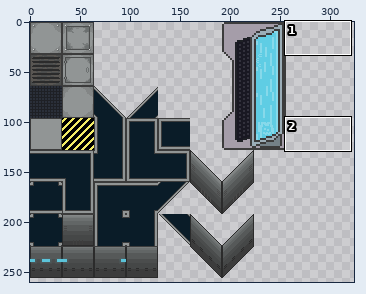
One commit to this sprite sheet: Map/Tileset_Floor1.png. The picture above shows the old version from afar; the outline marks the close-up.
Close-up. As it was:
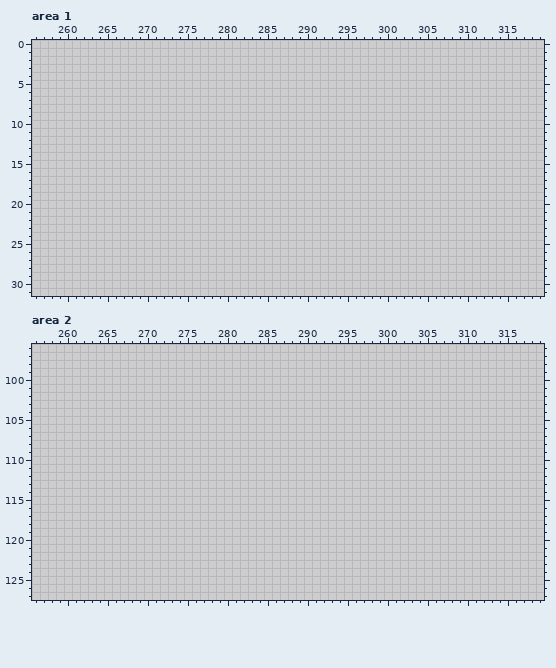
The file is 512x512 pixels. Colours within 5 levels of each other are drawn and written as one. Shown: area 1: x 256..319, y 0..31; area 2: x 256..319, y 96..127. The wide view leaves out empty margins.
Palette (. is transparent): 
After the commit:
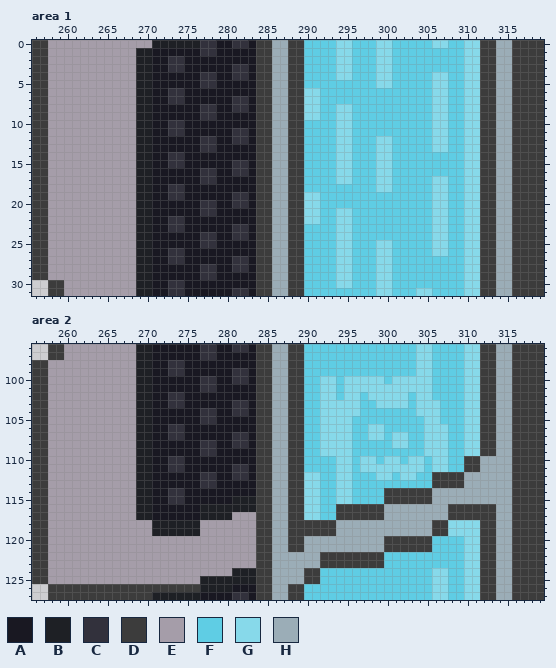
Colours new in this view: A #191822  B #1e2025  C #32313c  D #3c3c3c  E #a59da9  F #5fcde4  G #87d9ea  H #9badb7
Edits made:
Changed rows in their new state; - is an unchanged pixel.
Area 1:
first column x 256:
 0 DDEEEEEEEEEEEEEBBBBBBCCAACCADDHHDDFFFFGGFFFGGFFFFFGGFFGGDDHHDDDD
 1 DDEEEEEEEEEEEBBAAAAAACCAAAAADDHHDDFFFFGGFFFGGFFFFFFFFFGGDDHHDDDD
 2 DDEEEEEEEEEEEBBAACCAAAAAAAAADDHHDDFFFFGGFFFGGFFFFFFFFFGGDDHHDDDD
 3 DDEEEEEEEEEEEBBAACCAAAAAACCADDHHDDFFFFGGFFFGGFFFFFFFFFGGDDHHDDDD
 4 DDEEEEEEEEEEEBBAAAAAACCAACCADDHHDDFFFFGGFFFGGFFFFFGGFFGGDDHHDDDD
 5 DDEEEEEEEEEEEBBAAAAAACCAAAAADDHHDDFFFFFFFFFGGFFFFFGGFFGGDDHHDDDD
 6 DDEEEEEEEEEEEBBAACCAAAAAAAAADDHHDDGGFFFFFFFFFFFFFFGGFFGGDDHHDDDD
 7 DDEEEEEEEEEEEBBAACCAAAAAACCADDHHDDGGFFFFFFFFFFFFFFGGFFGGDDHHDDDD
 8 DDEEEEEEEEEEEBBAAAAAACCAACCADDHHDDGGFFGGFFFFFFFFFFGGFFGGDDHHDDDD
 9 DDEEEEEEEEEEEBBAAAAAACCAAAAADDHHDDGGFFGGFFFFFFFFFFGGFFGGDDHHDDDD
10 DDEEEEEEEEEEEBBAACCAAAAAAAAADDHHDDFFFFGGFFFFFFFFFFGGFFGGDDHHDDDD
11 DDEEEEEEEEEEEBBAACCAAAAAACCADDHHDDFFFFGGFFFFFFFFFFGGFFGGDDHHDDDD
12 DDEEEEEEEEEEEBBAAAAAACCAACCADDHHDDFFFFGGFFFGGFFFFFGGFFGGDDHHDDDD
13 DDEEEEEEEEEEEBBAAAAAACCAAAAADDHHDDFFFFGGFFFGGFFFFFGGFFGGDDHHDDDD
14 DDEEEEEEEEEEEBBAACCAAAAAAAAADDHHDDFFFFGGFFFGGFFFFFFFFFGGDDHHDDDD
15 DDEEEEEEEEEEEBBAACCAAAAAACCADDHHDDFFFFGGFFFGGFFFFFFFFFGGDDHHDDDD
16 DDEEEEEEEEEEEBBAAAAAACCAACCADDHHDDFFFFGGFFFGGFFFFFFFFFGGDDHHDDDD
17 DDEEEEEEEEEEEBBAAAAAACCAAAAADDHHDDFFFFGGFFFGGFFFFFGGFFGGDDHHDDDD
18 DDEEEEEEEEEEEBBAACCAAAAAAAAADDHHDDFFFFFFFFFGGFFFFFGGFFGGDDHHDDDD
19 DDEEEEEEEEEEEBBAACCAAAAAACCADDHHDDGGFFFFFFFFFFFFFFGGFFGGDDHHDDDD
20 DDEEEEEEEEEEEBBAAAAAACCAACCADDHHDDGGFFFFFFFFFFFFFFGGFFGGDDHHDDDD
21 DDEEEEEEEEEEEBBAAAAAACCAAAAADDHHDDGGFFGGFFFFFFFFFFGGFFGGDDHHDDDD
22 DDEEEEEEEEEEEBBAACCAAAAAAAAADDHHDDGGFFGGFFFFFFFFFFGGFFGGDDHHDDDD
23 DDEEEEEEEEEEEBBAACCAAAAAACCADDHHDDFFFFGGFFFFFFFFFFGGFFGGDDHHDDDD
24 DDEEEEEEEEEEEBBAAAAAACCAACCADDHHDDFFFFGGFFFFFFFFFFGGFFGGDDHHDDDD
25 DDEEEEEEEEEEEBBAAAAAACCAAAAADDHHDDFFFFGGFFFGGFFFFFGGFFGGDDHHDDDD
26 DDEEEEEEEEEEEBBAACCAAAAAAAAADDHHDDFFFFGGFFFGGFFFFFGGFFGGDDHHDDDD
27 DDEEEEEEEEEEEBBAACCAAAAAACCADDHHDDFFFFGGFFFGGFFFFFFFFFGGDDHHDDDD
28 DDEEEEEEEEEEEBBAAAAAACCAACCADDHHDDFFFFGGFFFGGFFFFFFFFFGGDDHHDDDD
29 DDEEEEEEEEEEEBBAAAAAACCAAAAADDHHDDFFFFGGFFFGGFFFFFFFFFGGDDHHDDDD
30 --DDEEEEEEEEEBBAACCAAAAAAAAADDHHDDFFFFGGFFFGGFFFFFFFFFGGDDHHDDDD
31 --DDEEEEEEEEEBBAACCAAAAAACCADDHHDDFFFFFFFFFGGFFFGGFFFFGGDDHHDDDD
Area 2:
first column x 256:
 96 --DDEEEEEEEEEBBAAAAAACCAACCADDHHDDFFFFFFFFFFFFFFGGFFFFGGDDHHDDDD
 97 --DDEEEEEEEEEBBAAAAAACCAAAAADDHHDDFFFFFFFFFFFFFFGGFFFFGGDDHHDDDD
 98 DDEEEEEEEEEEEBBAACCAAAAAAAAADDHHDDFFFFFFFFFFFFFFGGFFFFGGDDHHDDDD
 99 DDEEEEEEEEEEEBBAACCAAAAAACCADDHHDDFFFFFFFFFFFFFFGGFFFFGGDDHHDDDD
100 DDEEEEEEEEEEEBBAAAAAACCAACCADDHHDDFFGGFGGGGGFGGGGGFFFFGGDDHHDDDD
101 DDEEEEEEEEEEEBBAAAAAACCAAAAADDHHDDFFGGFGGGGGGGGGGGFFFFGGDDHHDDDD
102 DDEEEEEEEEEEEBBAACCAAAAAAAAADDHHDDFFGGFGGFGGGGGFGGFFFFGGDDHHDDDD
103 DDEEEEEEEEEEEBBAACCAAAAAACCADDHHDDFFGGGGGFFGGGGFGGGFFFGGDDHHDDDD
104 DDEEEEEEEEEEEBBAAAAAACCAACCADDHHDDFFGGGGGFFFFFFFGGGFFFGGDDHHDDDD
105 DDEEEEEEEEEEEBBAAAAAACCAAAAADDHHDDFFGGGGFFFFFFFFFGGFFFGGDDHHDDDD
106 DDEEEEEEEEEEEBBAACCAAAAAAAAADDHHDDFFGGGGFFGGFFFFFGGGFFGGDDHHDDDD
107 DDEEEEEEEEEEEBBAACCAAAAAACCADDHHDDFFGGGGFFGGFGGFFGGGFFGGDDHHDDDD
108 DDEEEEEEEEEEEBBAAAAAACCAACCADDHHDDFFGGGGFFFFFGGFFGGGFFGGDDHHDDDD
109 DDEEEEEEEEEEEBBAAAAAACCAAAAADDHHDDFFGGGGFFFFFFFFFGGGFFGGDDHHDDDD
110 DDEEEEEEEEEEEBBAACCAAAAAAAAADDHHDDFFFFGGFGGFGGFGGFGGFFDDHHHHDDDD
111 DDEEEEEEEEEEEBBAACCAAAAAACCADDHHDDFFFFGGFGGGGGGGGFGGFFDDHHHHDDDD
112 DDEEEEEEEEEEEBBAAAAAACCAACCADDHHDDGGFFGGFFFGGFGGFFDDDDHHHHHHDDDD
113 DDEEEEEEEEEEEBBAAAAAACCAAAAADDHHDDGGFFGGFFFFFFFFFFDDDDHHHHHHDDDD
114 DDEEEEEEEEEEEBBAACCAAAAAAAAADDHHDDGGFFGGFFFFDDDDDDHHHHHHHHHHDDDD
115 DDEEEEEEEEEEEBBAACCAAAAAABBBDDHHDDGGFFGGFFFFDDDDDDHHHHHHHHHHDDDD
116 DDEEEEEEEEEEEBBAAAAAABBBBBBBDDHHDDGGFFDDDDDDHHHHHHHHDDDDDDHHDDDD
117 DDEEEEEEEEEEEBBAAAAAABBBBEEEDDHHDDGGFFDDDDDDHHHHHHHHDDDDDDHHDDDD
118 DDEEEEEEEEEEEEEBBBBBBEEEEEEEDDHHDDDDDDHHHHHHHHHHHHDDGGGGDDHHDDDD
119 DDEEEEEEEEEEEEEBBBBBBEEEEEEEDDHHDDDDDDHHHHHHHHHHHHDDGGGGDDHHDDDD
120 DDEEEEEEEEEEEEEEEEEEEEEEEEEEDDHHDDHHHHHHHHHHDDDDDDFFFFGGDDHHDDDD
121 DDEEEEEEEEEEEEEEEEEEEEEEEEEEDDHHDDHHHHHHHHHHDDDDDDFFFFGGDDHHDDDD
122 DDEEEEEEEEEEEEEEEEEEEEEEEEEEDDHHHHHHDDDDDDDDFFFFFFFFFFGGDDHHDDDD
123 DDEEEEEEEEEEEEEEEEEEEEEEEEEEDDHHHHHHDDDDDDDDFFFFFFFFFFGGDDHHDDDD
124 DDEEEEEEEEEEEEEEEEEEEEEEEBBBDDHHHHDDFFFFFFFFFFFFFFGGFFGGDDHHDDDD
125 DDEEEEEEEEEEEEEEEEEEEBBBBBBBDDHHHHDDFFFFFFFFFFFFFFGGFFGGDDHHDDDD
126 --DDDDDDDDDDDDDDDDDDDBBBBAAADDHHDDFFFFFFFFFFFFFFFFGGFFGGDDHHDDDD
127 --DDDDDDDDDDDDDBBBBBBAAAACCADDHHDDFFFFFFFFFFFFFFFFGGFFGGDDHHDDDD
Pixel boxes of the changes (left, top, right, bottom) in both close-ups:
added: (32, 40, 544, 296)
added: (32, 344, 544, 600)
